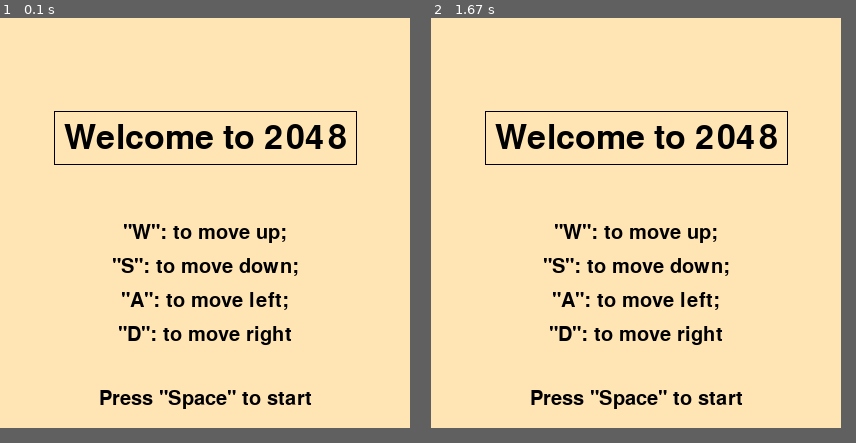
Above: before the commit, frames 1-2 (left to right).
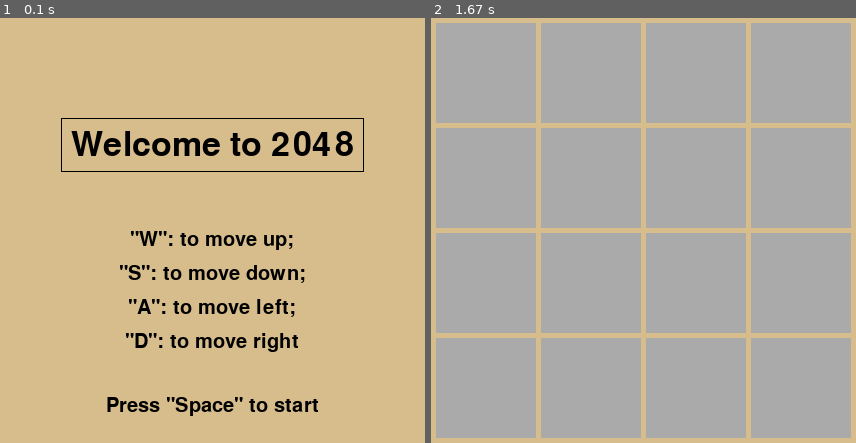
Above: after the commit, the same moments.

Repository: geniusdog-hashmaker/pygame_proj
Game: pygame game, started from project/main.py
Same seed, same stepped clock (60 frames per second), same inputs: the game is played once before the commit and once after it.
Inputs:
- Up to frame 1 (0.1 s): no input
- Up to frame 2 (1.67 s): hold D 0.33-0.8 s; hold W 0.83-1.3 s; hold D from 1.33 s (still down)
In our replay, the window is 410x410 before the commit and 425x425 after it. These sizes can differ from the game's own. Grey fills any space a smaller window leaves; there, only what the larger window draws over its background counts as a difference.

The runs differ from the first frame. In frame 1, 92% of the frame differs, in the area x 0-97%, y 0-97%; in frame 2, 96%, in the area x 0-100%, y 0-100%.

Commit message:
Field can react on changes

Diff:
--- a/project/main.py
+++ b/project/main.py
@@ -1,10 +1,26 @@
 import pygame
+import random
 
 # Задаём необходимые константы
 CELLS_COUNT = 4
 CELL_SIZE = 100
-MARGIN = 2
-WIDTH, HEIGHT = 410, 410
+MARGIN = 5
+WIDTH, HEIGHT = 425, 425
+
+# Константы цветов
+COLORS = {2: (238, 228, 218),
+          4: (237, 224, 200),
+          8: (242, 177, 121),
+          16: (245, 149, 99),
+          32: (246, 124, 95),
+          64: (246, 94, 59),
+          128: (237, 207, 114),
+          256: (237, 204, 97),
+          512: (237, 200, 80),
+          1024: (237, 197, 63),
+          2048: (237, 194, 46)}
+
+SCREEN_COLOR = (215, 189, 140)
 
 # Это наше поле в виде списка
 mapa = [[0, 0, 0, 0],
@@ -13,26 +29,32 @@
         [0, 0, 0, 0]]
 
 
-# Это наше клетчатое поле, в котором всё будет происходить
-class CheckedField:
+# Функция для отрисовки поля
+def render(screen):
+    for i in range(HEIGHT):
+        for j in range(WIDTH):
 
-    # Инициализируем наше поле
-    def __init__(self, width, height):
-        self.width = width
-        self.height = height
-        self.board = [[0] * width for _ in range(height)]
-        self.cell_size = 100
+            # Отрисовываем наши клеточки
+            pygame.draw.rect(screen, (170, 170, 170),
+                             (MARGIN * (j + 1) + CELL_SIZE * j,
+                              MARGIN * (i + 1) + CELL_SIZE * i,
+                              CELL_SIZE, CELL_SIZE))
 
-    # Отрисовываем поле
-    def render(self, screen):
-        for y in range(self.height):
-            for x in range(self.width):
 
-                # Отрисовываем наши клеточки
-                pygame.draw.rect(screen, (255, 229, 180),
-                                 (MARGIN * (x + 1) + self.cell_size * x,
-                                  MARGIN * (y + 1) + self.cell_size * y,
-                                  self.cell_size, self.cell_size))
+# Функция для заливки наших клеточек цветом и записи чисел
+def filling_cells(screen, mapa, x, y, place):
+
+    # Закрашиваем клеточки
+    if cell_number(x, y) not in place:
+        pygame.draw.rect(screen, COLORS.get(mapa[x][y]),
+                         (MARGIN * (y + 1) + CELL_SIZE * y,
+                          MARGIN * (x + 1) + CELL_SIZE * x,
+                          CELL_SIZE, CELL_SIZE))
+    else:
+        pygame.draw.rect(screen, (170, 170, 170),
+                         (MARGIN * (y + 1) + CELL_SIZE * y,
+                          MARGIN * (x + 1) + CELL_SIZE * x,
+                          CELL_SIZE, CELL_SIZE))
 
 
 # Функции для болеее удобного вывода в консоль:
@@ -59,6 +81,19 @@
 def cell_number(x, y):
     return x * 4 + y + 1
 
+
+def cell_index(num):
+    num -= 1
+    x, y = num // 4, num % 4
+    return x, y
+
+
+def getting_start_nums(mapa, x, y):
+    val = random.choice([2, 2, 2, 2, 2, 2, 2, 4, 4, 4])
+    mapa[x][y] = val
+    return mapa
+
+
 # Эта функция отвечает за стартовый экран,
 # где будет написано привествие и обучение
 def main_screen():
@@ -68,7 +103,7 @@
              '"D": to move right', 'Press "Space" to start']
 
     # Заливаем эран, задаём шрифт и здороваемся
-    screen.fill((255, 229, 180))
+    screen.fill(SCREEN_COLOR)
     font = pygame.font.Font(None, 50)
     text = font.render("Welcome to 2048", True, (0, 0, 0))
     text_x = WIDTH // 2 - text.get_width() // 2
@@ -92,7 +127,7 @@
             screen.blit(text1, (text_x1, text_y1 + 30))
 
 
-if __name__ == '__main__':\
+if __name__ == '__main__':
 
     # Инициализируем пайгейм, создаём окно и пишем заголовок
     pygame.init()
@@ -117,26 +152,48 @@
             if event.type == pygame.QUIT:
                 running = False
             elif event.type == pygame.KEYDOWN:
+                if not started:
+
+                    # Отрисовываем наше поле
+                    screen.fill(SCREEN_COLOR)
+                    render(screen)
                 if event.key == pygame.K_SPACE:
-                    screen.fill((100, 100, 100))
-                    field = CheckedField(WIDTH, HEIGHT)
-                    field.render(screen)
-                    started = True if started is None or False else False
+                    started = True
                 if started:
 
-                    # Для удобства изначально я выводил всё в консоль,
-                    # Это останется, чтобы искать ошибки
-                    if event.key == pygame.K_w:
-                        pprint(mapa)
-                        print(get_free_place(mapa))
-                    elif event.key == pygame.K_s:
-                        pprint(mapa)
-                        print(get_free_place(mapa))
-                    elif event.key == pygame.K_a:
-                        pprint(mapa)
-                        print(get_free_place(mapa))
-                    elif event.key == pygame.K_d:
-                        pprint(mapa)
-                        print(get_free_place(mapa))
+                    # Узнаём, какие клеки пустые
+                    place = get_free_place(mapa)
+
+                    # Перемешиваем информацию в place,
+                    # чтобы числа появлялись на рандомных местах
+                    random.shuffle(place)
+
+                    # Присваиваем переменной рандомное число и
+                    # удаляем этот порядковый номер из свободного места
+                    rand_num = place.pop()
+
+                    # Находим индекс в нашел списке,
+                    # по которому будет располагаться наше число
+                    x, y = cell_index(rand_num)
+
+                    # Помещаем наше число на поле
+                    mapa = getting_start_nums(mapa, x, y)
+                    pprint(mapa)
+
+                    filling_cells(screen, mapa, x, y, place)
+                # Для удобства изначально я выводил всё в консоль,
+                # Это останется, чтобы искать ошибки
+                if event.key == pygame.K_w:
+                    pprint(mapa)
+                    print(get_free_place(mapa))
+                elif event.key == pygame.K_s:
+                    pprint(mapa)
+                    print(get_free_place(mapa))
+                elif event.key == pygame.K_a:
+                    pprint(mapa)
+                    print(get_free_place(mapa))
+                elif event.key == pygame.K_d:
+                    pprint(mapa)
+                    print(get_free_place(mapa))
         clock.tick(60)
         pygame.display.flip()
